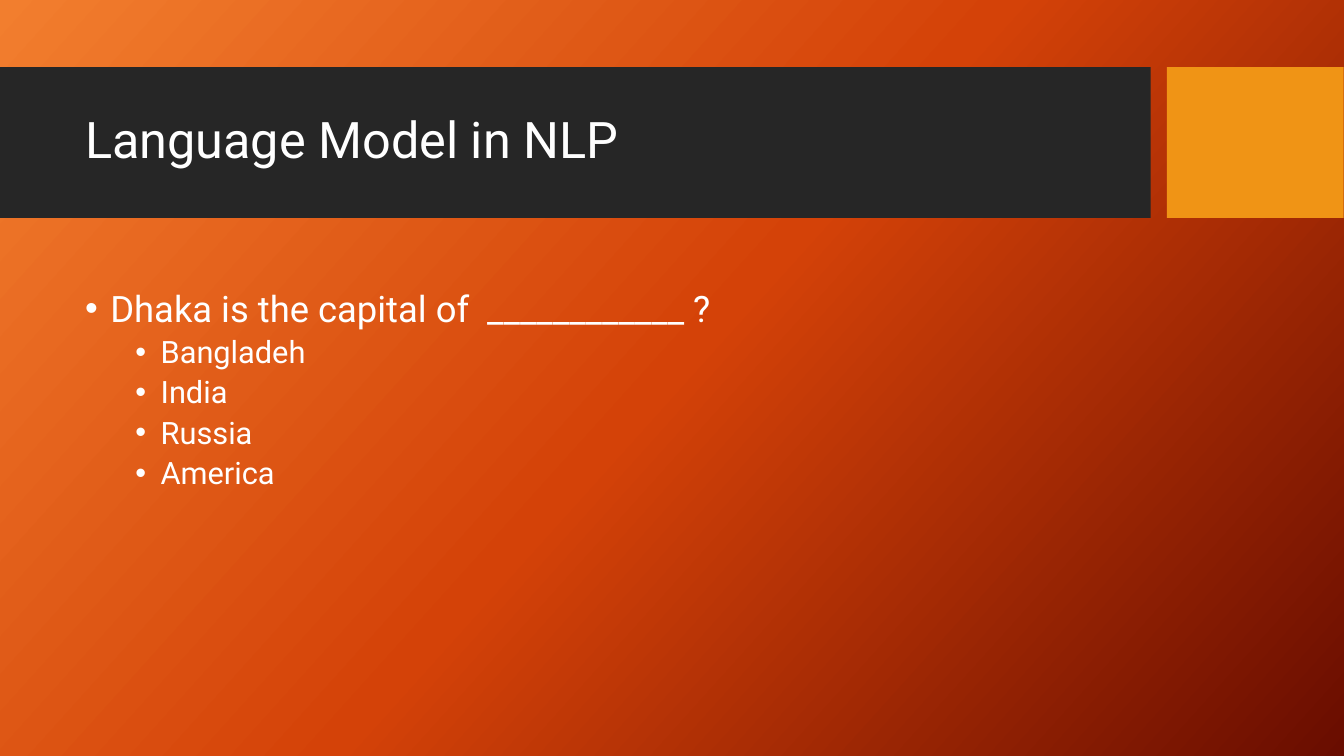
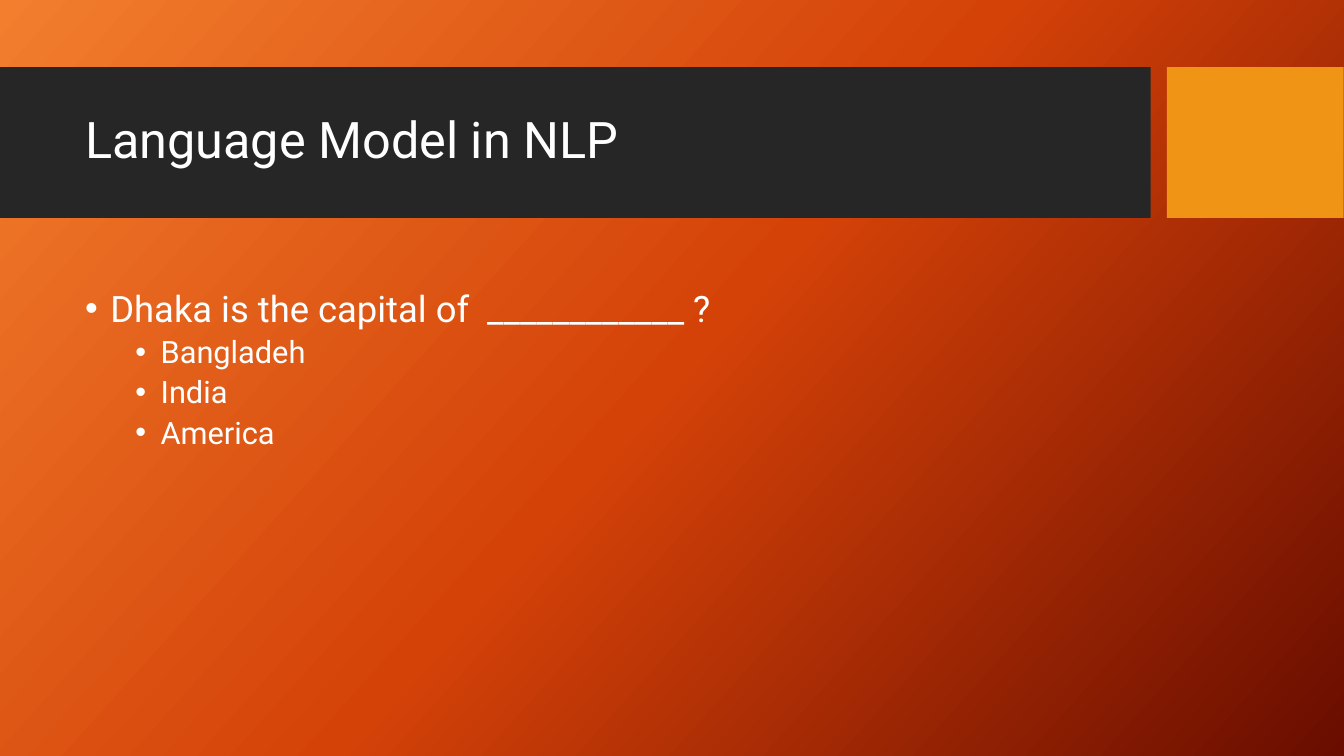
Before and after one commit to FaisalAhmedBijoy/Natural-Language-Processing-with-Python, a slide deck: slide 40 of docs/NLP_bangla_tutorial.pptx. Drawn at 1344x756 pixels with LibreOffice and Linux fonts; fonts in the diff are those of the drawing; background and template pictures are left out. Boxes give left, top, right and bottom in pixels: in the first picture for what was removed or moved away, otherwise in the second. Text is boxed around its words. In the diff, an @@ line names an element or a change of style, - is before the commit and + after.

```diff
--- a/docs/NLP_bangla_tutorial.pptx
+++ b/docs/NLP_bangla_tutorial.pptx
@@ text at (161,422,253,445): paragraph removed @@
-  • Russia
```
Also in this commit, not shown: 2 other slides changed, 2 slides added, 1 slide removed.
